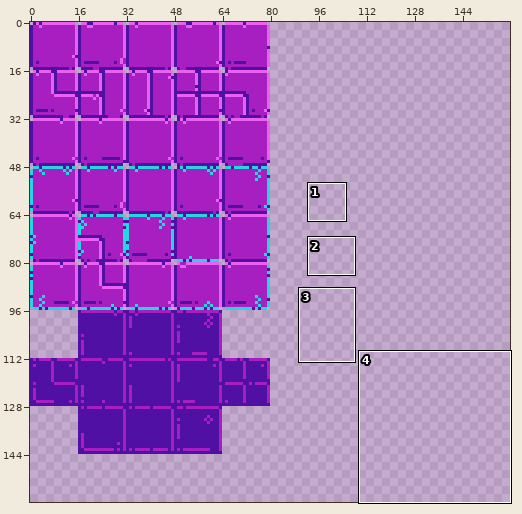
Sprite sheet -- public/assets/world.png. Above: a wide view before the commit, with the close-up outlined.
Close-up. As it was:
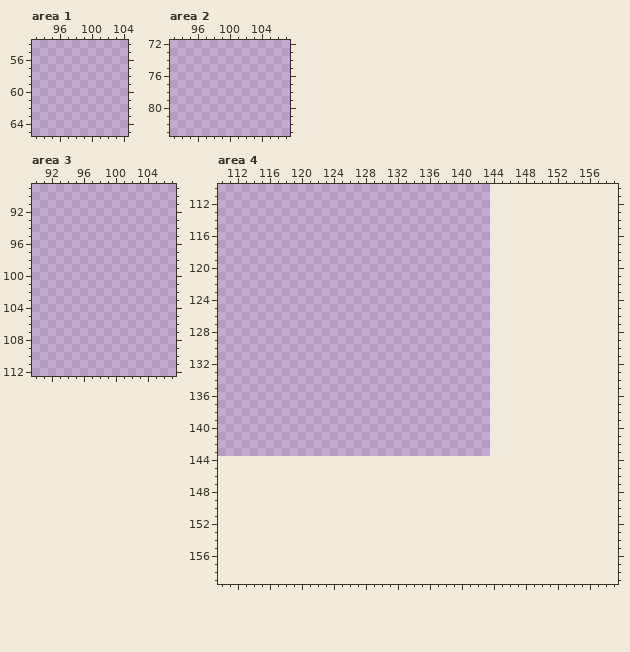
The file is 288x288 pixels, drawn in blocks of 2x2; one block is one cell here. Shown: area 1: x 93..104, y 54..65; area 2: x 93..107, y 72..83; area 3: x 90..107, y 89..112; area 4: x 110..159, y 110..159. The old version is drawn lined up with the new one, on the new canvas. The commit also changed other parts of the picture, which this record leaves out.
Now the later version:
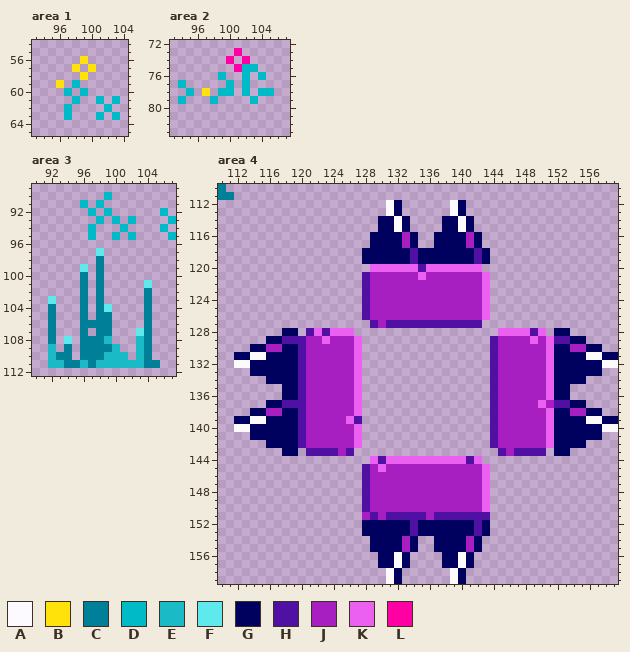
Palette (. is transparent): A #fcfaff  B #fee20a  C #007f99  D #00bac7  E #1abac7  F #5ee9ec  G #00015e  H #5010a4  J #a71fc1  K #eb60f0  L #ff00a4
The exact change:
canvas 144x144 -> 160x160
Changed rows in their new state; - is an unchanged pixel.
Area 1:
first column x 96:
56 ---B----
57 --B-B---
58 ---B----
59 B-D-----
60 -D-D----
61 --D--D-D
62 -D----D-
63 -D---D-D
Area 2:
first column x 94:
73 -------L----
74 ------L-L---
75 -------LDD--
76 -----D--D-D-
77 D-----D-D---
78 -D-B-DD-D-DD
79 D---D----D--
Area 3:
first column x 92:
 90 -------D--------
 91 ----D-D---------
 92 -----D-D------D-
 93 ------D-D-D----D
 94 -----D---D----D-
 95 -----D--D-D----D
 97 ------F---------
 98 ------C---------
 99 ----F-C---------
100 ----C-C---------
101 ----C-C-----F---
102 ----C-C-----C---
103 F---C-C-----C---
104 C---C-CF----C---
105 C---C-CC----C---
106 C---CCCC----C---
107 C---C-CC---FC---
108 C-F-CCCE---EC---
109 E-C-CCCCE--EC---
110 ECC-CCCEEE-EC---
111 EECCECEEEEEECC--
Area 4:
first column x 110:
110 C-------------------------------------------------
111 CC------------------------------------------------
112 ---------------------AG------AG-------------------
113 ---------------------AG------AG-------------------
114 --------------------GGAG----GGAG------------------
115 --------------------GGAG----GGAG------------------
116 -------------------GGGGJG--GGGGJG-----------------
117 -------------------GGGGJG--GGGGJG-----------------
118 ------------------GGGGGGHGGGGGGGHG----------------
119 ------------------GGGGGGHGGGGGGGHG----------------
120 -------------------KKKKKKHKKKKKKK-----------------
121 ------------------HJJJJJJKJJJJJJJK----------------
122 ------------------HJJJJJJJJJJJJJJK----------------
123 ------------------HJJJJJJJJJJJJJJK----------------
124 ------------------HJJJJJJJJJJJJJJK----------------
125 ------------------HJJJJJJJJJJJJJJK----------------
126 ------------------HJJJJJJJJJJJJJJK----------------
127 -------------------HJHHHHHHHHHHHH-----------------
128 --------GG-HKHKKK------------------KKKKHK-GG------
129 ------GGHHHJJKJJJK----------------HJJJJKJKHHGG----
130 ----GGJJGGHJJJJJJK----------------HJJJJJJKGGJJGG--
131 --GGAAGGGGHJJJJJJK----------------HJJJJJJKGGGGAAGG
132 --AAGGGGGGHJJJJJJK----------------HJJJJJJKGGGGGGAA
133 ----GGGGGGHJJJJJJK----------------HJJJJJJKGGGGGG--
134 ------GGGGHJJJJJJK----------------HJJJJJJKGGGG----
135 --------GGHJJJJJJK----------------HJJJJJJKGG------
136 --------GGHJJJJJJK----------------HJJJJJJKGG------
137 ------GGHHHJJJJJJK----------------HJJJJJKJHHGG----
138 ----GGJJGGHJJJJJJK----------------HJJJJJJKGGJJGG--
139 --GGAAGGGGHJJJJJKH----------------HJJJJJJKGGGGAAGG
140 --AAGGGGGGHJJJJJJK----------------HJJJJJJKGGGGGGAA
141 ----GGGGGGHJJJJJJK----------------HJJJJJJKGGGGGG--
142 ------GGGGHJJJJJJK----------------HJJJJJJKGGGG----
143 --------GG-HHHHJH------------------HJHHHH-GG------
144 -------------------KHKKKKKKKKKKHK-----------------
145 ------------------HJKJJJJJJJJJJJJK----------------
146 ------------------HJJJJJJJJJJJJJJK----------------
147 ------------------HJJJJJJJJJJJJJJK----------------
148 ------------------HJJJJJJJJJJJJJJK----------------
149 ------------------HJJJJJJJJJJJJJJK----------------
150 ------------------HJJJJJJJJJJJJJJK----------------
151 ------------------JHJHHHHHJHHHHHHH----------------
152 ------------------GGGGGGHGGGGGGGHG----------------
153 ------------------GGGGGGHGGGGGGGHG----------------
154 -------------------GGGGJG--GGGGJG-----------------
155 -------------------GGGGJG--GGGGJG-----------------
156 --------------------GGAG----GGAG------------------
157 --------------------GGAG----GGAG------------------
158 ---------------------AG------AG-------------------
159 ---------------------AG------AG-------------------
